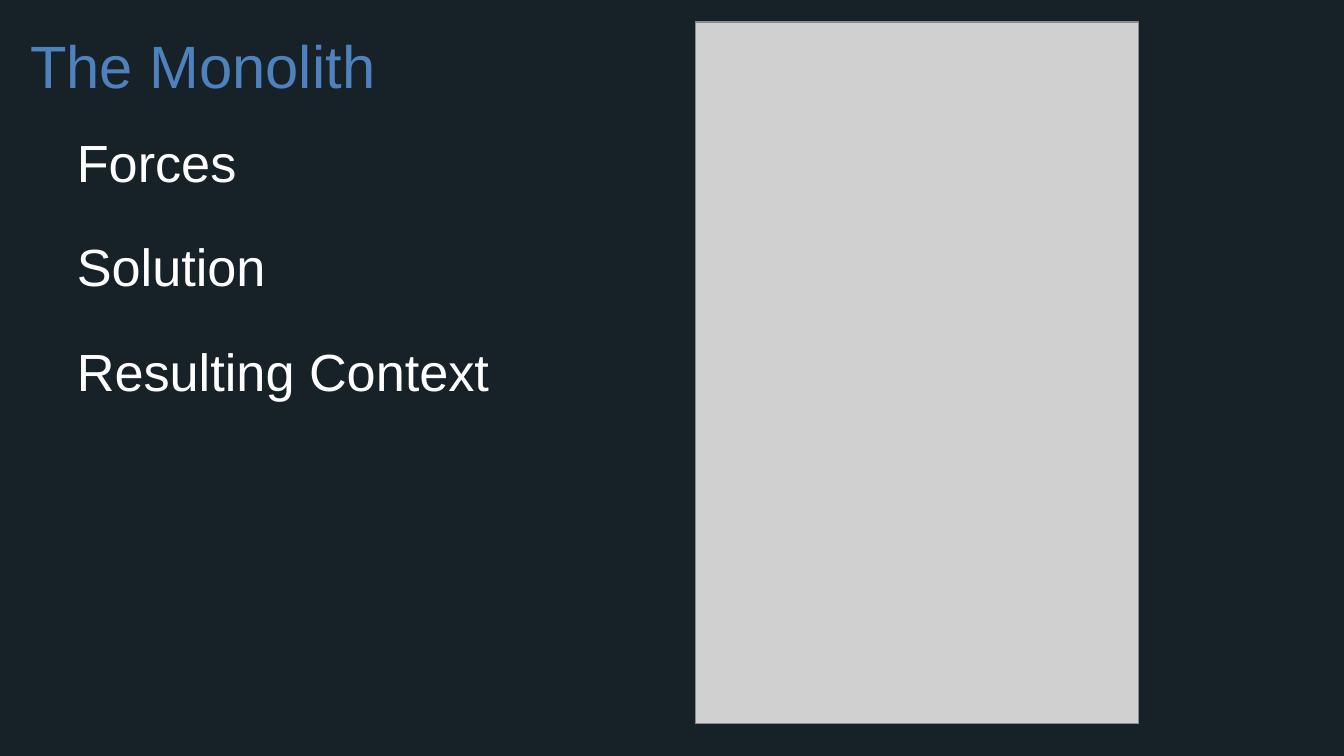
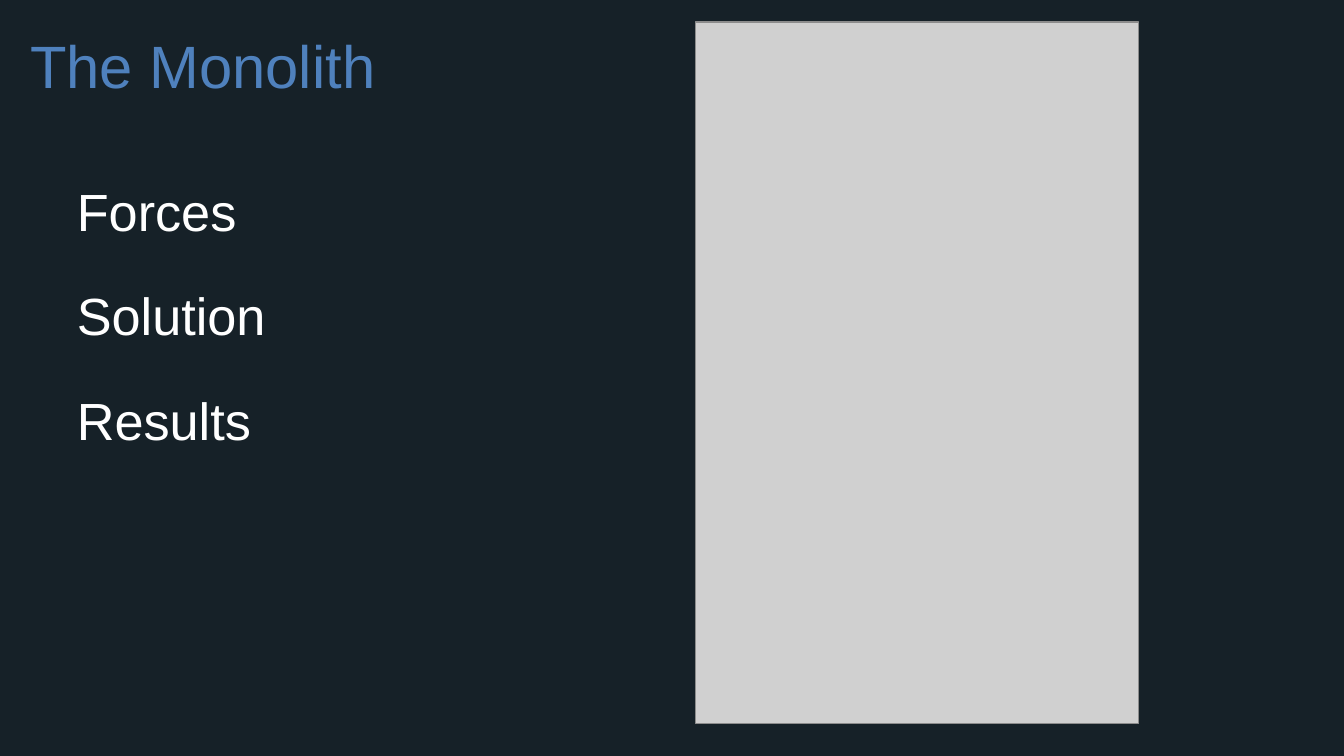
Before and after one commit to ajitkadari/cloud-native-workshop, a slide deck: slide 5 of presentations/Session_1_Getting_Started_With_Microservices.pptx. Drawn at 1344x756 pixels with LibreOffice and Linux fonts; fonts in the diff are those of the drawing; grey boxes stand for pictures; background and template pictures are left out. Boxes give left, top, right and bottom in pixels: in the first picture for what was removed or moved away, otherwise in the second. Text is boxed around its words. In the diff, an @@ line names an element or a change of style, - is before the commit and + after.

Commit message:
Wording update

```diff
--- a/presentations/Session_1_Getting_Started_With_Microservices.pptx
+++ b/presentations/Session_1_Getting_Started_With_Microservices.pptx
@@ text "Forces": place and size @@
-text "Forces" at (77, 146, 489, 401)
+text "Forces" at (77, 195, 266, 441)
@@ text at (77, 402, 251, 441): text changed @@
-Resulting Context
+Results
```
Also in this commit, not shown: 8 other slides changed.
